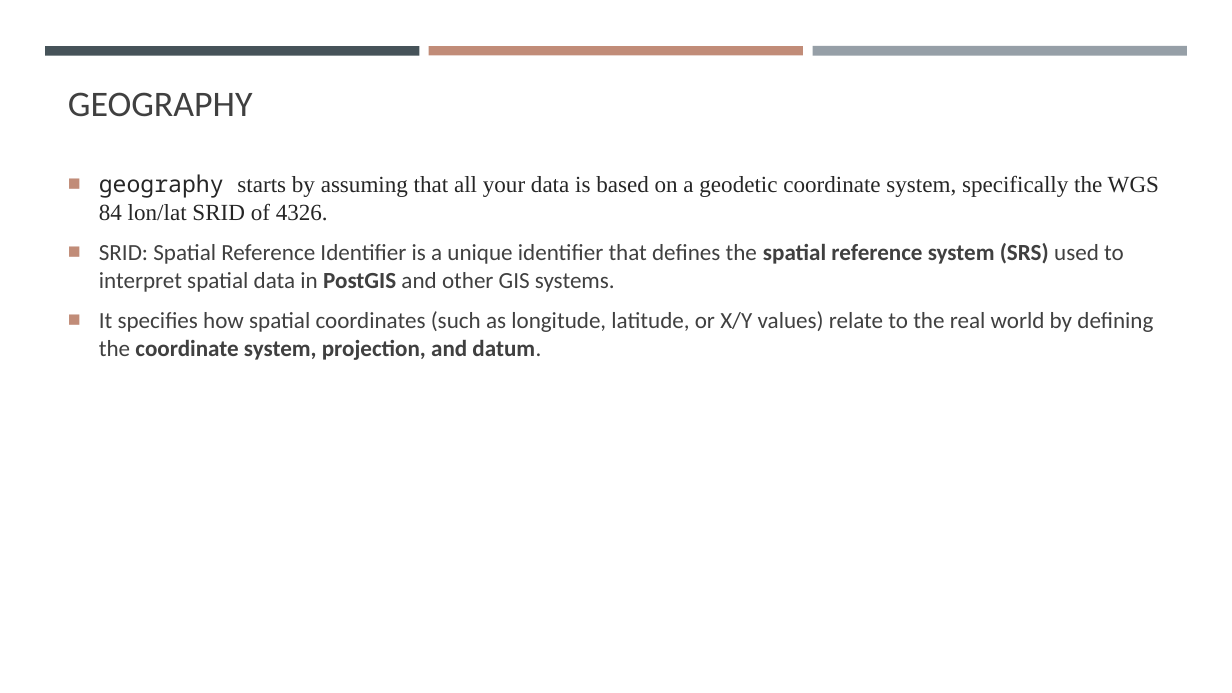
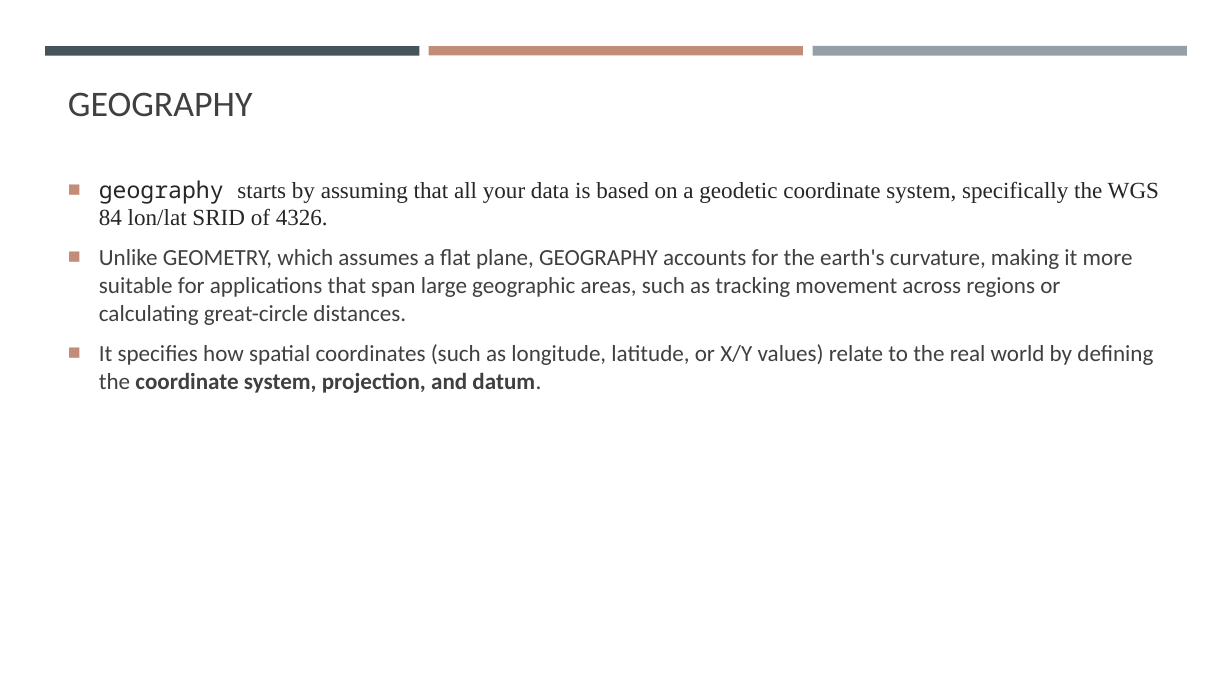
Before and after one commit to gisynw/ssj-376, a slide deck: slide 18 of docs/Lectures/Week03/Week03_SpatialData.pptx. Drawn at 1232x693 pixels with LibreOffice and Linux fonts; fonts in the diff are those of the drawing. Boxes give left, top, right and bottom in pixels: in the first picture for what was removed or moved away, otherwise in the second. Text is boxed around its words. In the diff, an @@ line names an element or a change of style, - is before the commit and + after.

```diff
--- a/docs/Lectures/Week03/Week03_SpatialData.pptx
+++ b/docs/Lectures/Week03/Week03_SpatialData.pptx
@@ text at (x1=99, y1=249, x2=1133, y2=325): text changed @@
-■ SRID: Spatial Reference Identifier is a unique identifier that defines the spatial reference system (SRS) used to interpret spatial data in PostGIS and other GIS systems.
+■ Unlike GEOMETRY, which assumes a flat plane, GEOGRAPHY accounts for the earth's curvature, making it more suitable for applications that span large geographic areas, such as tracking movement across regions or calculating great-circle distances.
```
Also in this commit, not shown: 17 other slides changed, 17 slides added, 5 slides removed, 7 other files.
